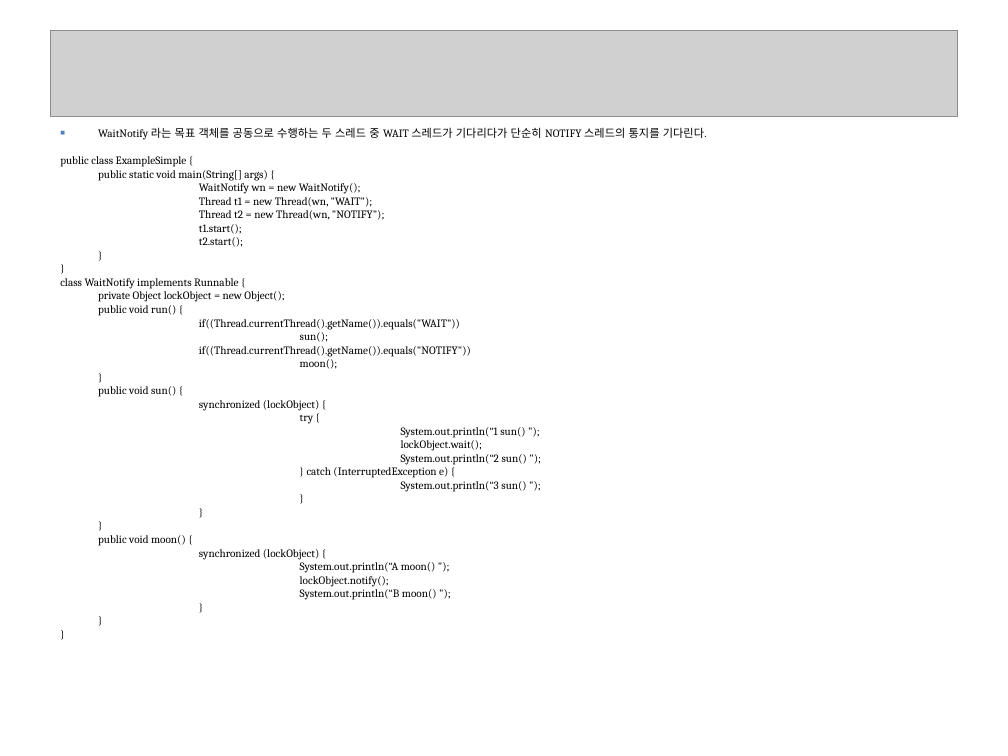
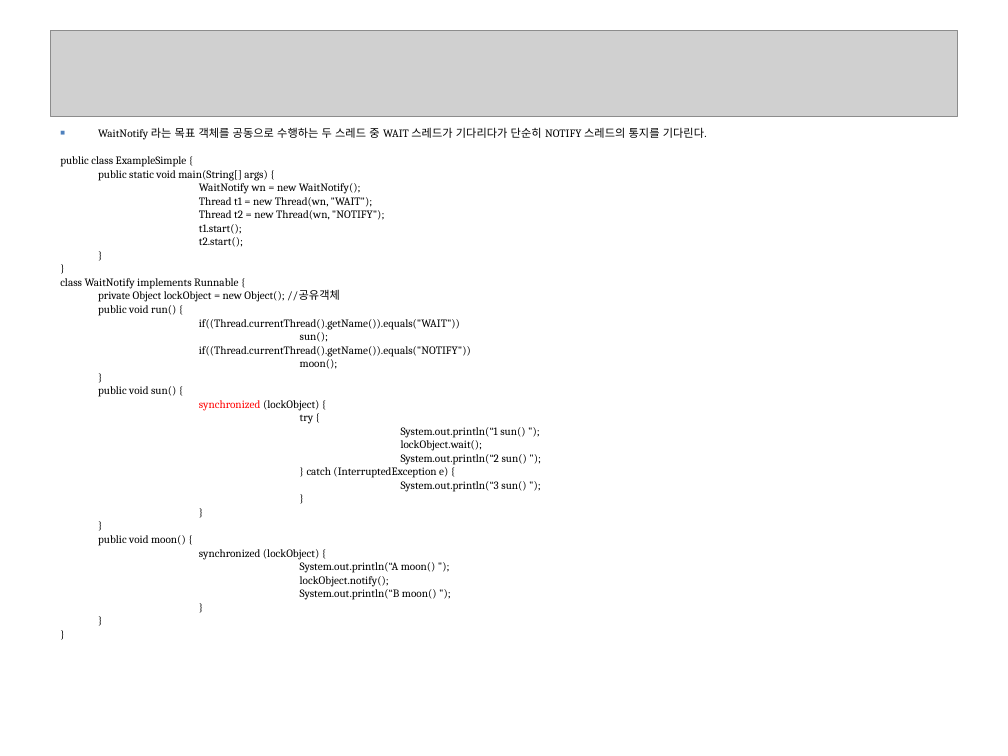
Before and after one commit to seleuchel/javaNetwork, a slide deck: slide 51 of ppt/055_chap03Threads3.ppt. Drawn at 1008x756 pixels with LibreOffice and Linux fonts; fonts in the diff are those of the drawing; grey boxes stand for pictures; background and template pictures are left out. Boxes give left, top, right and bottom in pixels: in the first picture for what was removed or moved away, otherwise in the second. Text is boxed around its words. In the diff, an @@ line names an element or a change of style, - is before the commit and + after.

```diff
--- a/ppt/055_chap03Threads3.ppt
+++ b/ppt/055_chap03Threads3.ppt
@@ text at [98, 290, 340, 302]: text changed @@
-private Object lockObject = new Object();
+private Object lockObject = new Object(); //공유객체
@@ text at [199, 400, 319, 411]: text colour #000000 to #FF0000 in "synchronized" @@
```
Also in this commit, not shown: 22 other slides changed, 1 slide added, 1 slide removed, 5 other files.
